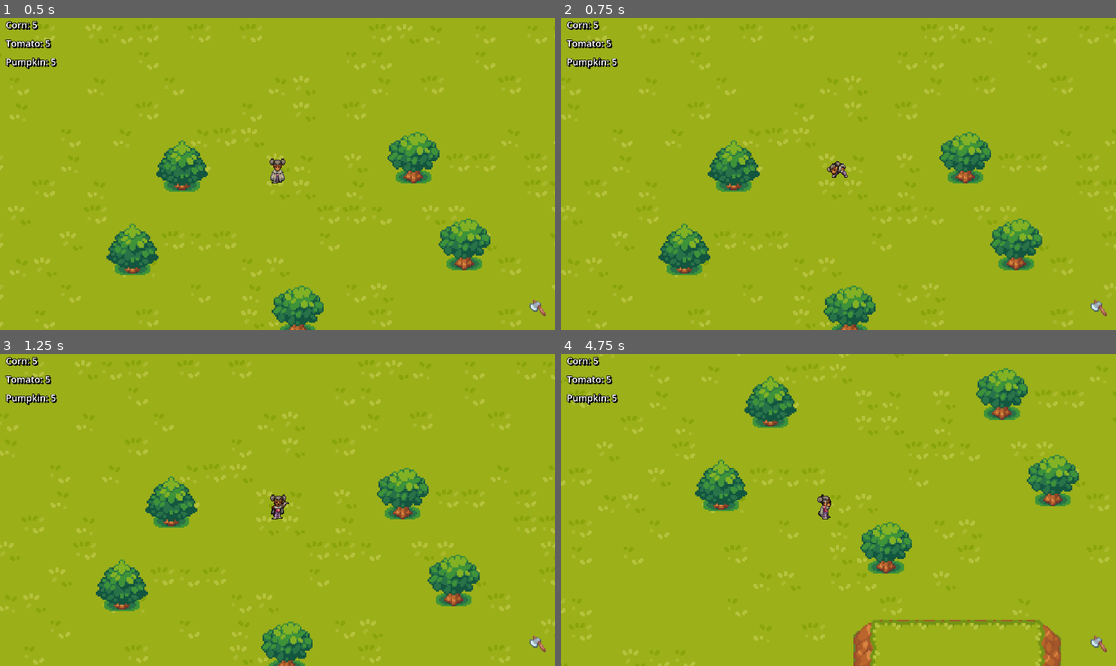
Above: before the commit, frames 1-4 (two rows, left to right).
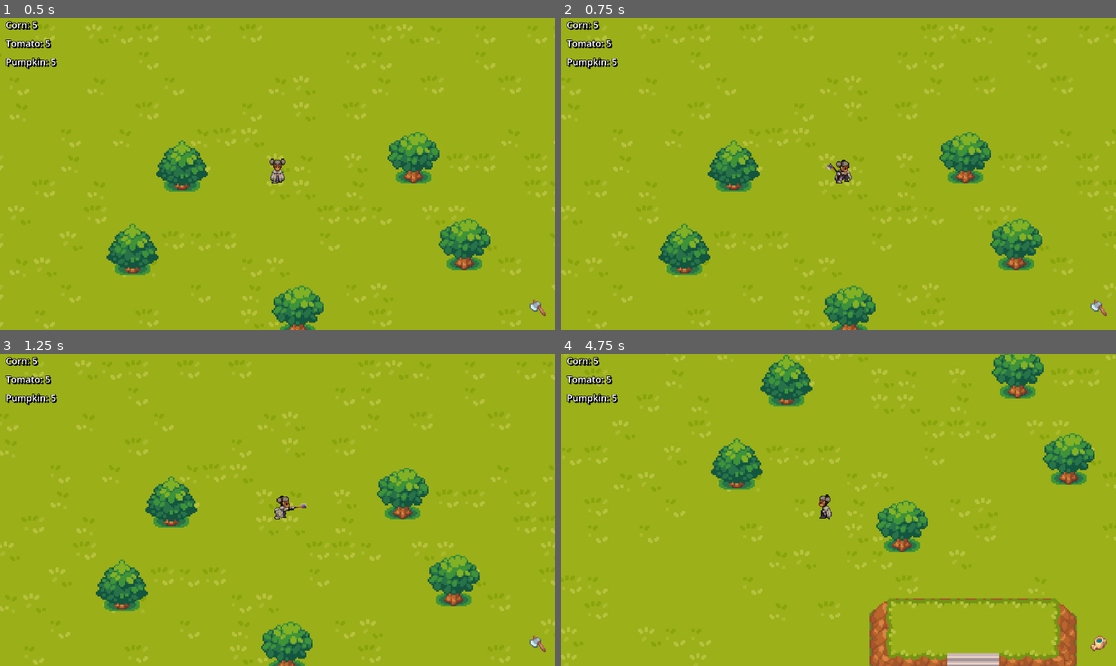
Above: after the commit, the same moments.

Repository: TheKangGaming/bloomblight
Game: Godot game, scene res://scenes/level/game.tscn
Two runs of this game, one before a commit and one after it. Both use one fixed random seed, a clock stepped at 60 frames per second and the inputs below.
Inputs:
- Up to frame 1 (0.5 s): no input
- Up to frame 2 (0.75 s): tap Enter at 0.5 s; hold D (right) from 0.53 s (still down); tap Space (action) at 0.6 s
- Up to frame 3 (1.25 s): keep holding D (right)
- Up to frame 4 (4.75 s): release D (right) at 1.28 s; hold S (down) 1.28-2.03 s; tap F (plant) at 1.35, 2.85, 4.35 s; hold D (right) 2.03-2.78 s; tap Space (action) at 2.1, 3.6 s; hold E (tool_forward) 2.78-3.53 s; hold A (left) from 3.53 s (still down)

Frame 1 is identical in both runs. In frame 2, 0.2% of the frame differs, in the area x 47-53%, y 45-54%; in frame 3, 0.2%; in frame 4, 15%, in the area x 0-100%, y 0-100%.

Commit message:
Adding Axe Animations and Code Fixes

Diff:
--- a/scenes/player/player.tscn
+++ b/scenes/player/player.tscn
@@ -1,6 +1,7 @@
 [gd_scene format=3 uid="uid://ca106qafnt25o"]
 
 [ext_resource type="Script" uid="uid://di74e05su6s0" path="res://scenes/player/player.gd" id="1_dovo2"]
+[ext_resource type="Texture2D" uid="uid://cyaxvxx6bmrwa" path="res://graphics/characters/farmer tool 001 v00.png" id="2_5gtgg"]
 [ext_resource type="Texture2D" uid="uid://dy71joucadqo" path="res://graphics/characters/Savannah.png" id="2_75vfm"]
 [ext_resource type="Texture2D" uid="uid://bq713ru6h6wiu" path="res://graphics/characters/farmer tool 003 v00.png" id="3_0owmy"]
 [ext_resource type="AudioStream" uid="uid://bxbb5os8ycr5w" path="res://audio/hoe.wav" id="3_gmlin"]
@@ -85,21 +86,81 @@
 "update": 0,
 "values": [Vector2(6, 5)]
 }
+tracks/6/type = "value"
+tracks/6/imported = false
+tracks/6/enabled = true
+tracks/6/path = NodePath("AxeSprite:rotation")
+tracks/6/interp = 1
+tracks/6/loop_wrap = true
+tracks/6/keys = {
+"times": PackedFloat32Array(0),
+"transitions": PackedFloat32Array(1),
+"update": 0,
+"values": [-1.5707964]
+}
+tracks/7/type = "value"
+tracks/7/imported = false
+tracks/7/enabled = true
+tracks/7/path = NodePath("AxeSprite:position")
+tracks/7/interp = 1
+tracks/7/loop_wrap = true
+tracks/7/keys = {
+"times": PackedFloat32Array(0),
+"transitions": PackedFloat32Array(1),
+"update": 0,
+"values": [Vector2(8, -18)]
+}
+tracks/8/type = "value"
+tracks/8/imported = false
+tracks/8/enabled = true
+tracks/8/path = NodePath("AxeSprite:visible")
+tracks/8/interp = 1
+tracks/8/loop_wrap = true
+tracks/8/keys = {
+"times": PackedFloat32Array(0),
+"transitions": PackedFloat32Array(1),
+"update": 1,
+"values": [false]
+}
+tracks/9/type = "value"
+tracks/9/imported = false
+tracks/9/enabled = true
+tracks/9/path = NodePath("AxeSprite:frame")
+tracks/9/interp = 1
+tracks/9/loop_wrap = true
+tracks/9/keys = {
+"times": PackedFloat32Array(0),
+"transitions": PackedFloat32Array(1),
+"update": 1,
+"values": [0]
+}
+tracks/10/type = "value"
+tracks/10/imported = false
+tracks/10/enabled = true
+tracks/10/path = NodePath("AxeSprite:flip_h")
+tracks/10/interp = 1
+tracks/10/loop_wrap = true
+tracks/10/keys = {
+"times": PackedFloat32Array(0),
+"transitions": PackedFloat32Array(1),
+"update": 1,
+"values": [false]
+}
 
 [sub_resource type="Animation" id="Animation_xrqxk"]
 resource_name = "axe_down"
-length = 0.8
-tracks/0/type = "value"
-tracks/0/imported = false
-tracks/0/enabled = true
-tracks/0/path = NodePath("Sprite2D:frame")
-tracks/0/interp = 1
-tracks/0/loop_wrap = true
-tracks/0/keys = {
-"times": PackedFloat32Array(0, 0.2, 0.4, 0.6),
-"transitions": PackedFloat32Array(1, 1, 1, 1),
-"update": 1,
-"values": [6, 7, 8, 9]
+length = 0.64
+tracks/0/type = "value"
+tracks/0/imported = false
+tracks/0/enabled = true
+tracks/0/path = NodePath("Sprite2D:frame")
+tracks/0/interp = 1
+tracks/0/loop_wrap = true
+tracks/0/keys = {
+"times": PackedFloat32Array(0, 0.18, 0.26, 0.34),
+"transitions": PackedFloat32Array(1, 1, 1, 1),
+"update": 1,
+"values": [131, 132, 133, 133]
 }
 tracks/1/type = "method"
 tracks/1/imported = false
@@ -115,21 +176,69 @@
 "method": &"axe_use"
 }]
 }
+tracks/2/type = "value"
+tracks/2/imported = false
+tracks/2/enabled = true
+tracks/2/path = NodePath("AxeSprite:frame")
+tracks/2/interp = 1
+tracks/2/loop_wrap = true
+tracks/2/keys = {
+"times": PackedFloat32Array(0, 0.18, 0.26, 0.34),
+"transitions": PackedFloat32Array(1, 1, 1, 1),
+"update": 1,
+"values": [6, 6, 6, 6]
+}
+tracks/3/type = "value"
+tracks/3/imported = false
+tracks/3/enabled = true
+tracks/3/path = NodePath("AxeSprite:visible")
+tracks/3/interp = 1
+tracks/3/loop_wrap = true
+tracks/3/keys = {
+"times": PackedFloat32Array(0, 0.64),
+"transitions": PackedFloat32Array(1, 1),
+"update": 1,
+"values": [true, false]
+}
+tracks/4/type = "value"
+tracks/4/imported = false
+tracks/4/enabled = true
+tracks/4/path = NodePath("AxeSprite:rotation")
+tracks/4/interp = 0
+tracks/4/loop_wrap = true
+tracks/4/keys = {
+"times": PackedFloat32Array(0, 0.18, 0.26),
+"transitions": PackedFloat32Array(1, 1, 1),
+"update": 0,
+"values": [-1.5707964, 0.0, 1.5707964]
+}
+tracks/5/type = "value"
+tracks/5/imported = false
+tracks/5/enabled = true
+tracks/5/path = NodePath("AxeSprite:position")
+tracks/5/interp = 0
+tracks/5/loop_wrap = true
+tracks/5/keys = {
+"times": PackedFloat32Array(0, 0.18, 0.26),
+"transitions": PackedFloat32Array(1, 1, 1),
+"update": 0,
+"values": [Vector2(8, -18), Vector2(23, 0), Vector2(0, 21)]
+}
 
 [sub_resource type="Animation" id="Animation_rpnd8"]
 resource_name = "axe_left"
-length = 1.5666667
-tracks/0/type = "value"
-tracks/0/imported = false
-tracks/0/enabled = true
-tracks/0/path = NodePath("Sprite2D:frame")
-tracks/0/interp = 1
-tracks/0/loop_wrap = true
-tracks/0/keys = {
-"times": PackedFloat32Array(0, 0.2, 0.4, 0.6),
-"transitions": PackedFloat32Array(1, 1, 1, 1),
-"update": 1,
-"values": [32, 33, 34, 35]
+length = 0.64
+tracks/0/type = "value"
+tracks/0/imported = false
+tracks/0/enabled = true
+tracks/0/path = NodePath("Sprite2D:frame")
+tracks/0/interp = 1
+tracks/0/loop_wrap = true
+tracks/0/keys = {
+"times": PackedFloat32Array(0, 0.18, 0.26, 0.34),
+"transitions": PackedFloat32Array(1, 1, 1, 1),
+"update": 1,
+"values": [163, 164, 165, 165]
 }
 tracks/1/type = "method"
 tracks/1/imported = false
@@ -145,21 +254,81 @@
 "method": &"axe_use"
 }]
 }
+tracks/2/type = "value"
+tracks/2/imported = false
+tracks/2/enabled = true
+tracks/2/path = NodePath("Sprite2D:flip_h")
+tracks/2/interp = 1
+tracks/2/loop_wrap = true
+tracks/2/keys = {
+"times": PackedFloat32Array(0),
+"transitions": PackedFloat32Array(1),
+"update": 1,
+"values": [true]
+}
+tracks/3/type = "value"
+tracks/3/imported = false
+tracks/3/enabled = true
+tracks/3/path = NodePath("AxeSprite:frame")
+tracks/3/interp = 1
+tracks/3/loop_wrap = true
+tracks/3/keys = {
+"times": PackedFloat32Array(0.0013877787, 0.18, 0.26138777, 0.34138778),
+"transitions": PackedFloat32Array(1, 1, 1, 1),
+"update": 1,
+"values": [4, 5, 6, 6]
+}
+tracks/4/type = "value"
+tracks/4/imported = false
+tracks/4/enabled = true
+tracks/4/path = NodePath("AxeSprite:visible")
+tracks/4/interp = 1
+tracks/4/loop_wrap = true
+tracks/4/keys = {
+"times": PackedFloat32Array(0),
+"transitions": PackedFloat32Array(1),
+"update": 1,
+"values": [true]
+}
+tracks/5/type = "value"
+tracks/5/imported = false
+tracks/5/enabled = true
+tracks/5/path = NodePath("AxeSprite:rotation")
+tracks/5/interp = 0
+tracks/5/loop_wrap = true
+tracks/5/keys = {
+"times": PackedFloat32Array(0, 0.18, 0.26),
+"transitions": PackedFloat32Array(1, 1, 1),
+"update": 0,
+"values": [3.1426318, 2.1383405, 3.1415927]
+}
+tracks/6/type = "value"
+tracks/6/imported = false
+tracks/6/enabled = true
+tracks/6/path = NodePath("AxeSprite:position")
+tracks/6/interp = 0
+tracks/6/loop_wrap = true
+tracks/6/keys = {
+"times": PackedFloat32Array(0, 0.18, 0.26),
+"transitions": PackedFloat32Array(1, 1, 1),
+"update": 0,
+"values": [Vector2(14, -13.000001), Vector2(8.999999, 18), Vector2(-34, -2)]
+}
 
 [sub_resource type="Animation" id="Animation_d6tgn"]
 resource_name = "axe_right"
-length = 0.8
-tracks/0/type = "value"
-tracks/0/imported = false
-tracks/0/enabled = true
-tracks/0/path = NodePath("Sprite2D:frame")
-tracks/0/interp = 1
-tracks/0/loop_wrap = true
-tracks/0/keys = {
-"times": PackedFloat32Array(0, 0.2, 0.4, 0.6),
-"transitions": PackedFloat32Array(1, 1, 1, 1),
-"update": 1,
-"values": [58, 59, 60, 61]
+length = 0.6404029
+tracks/0/type = "value"
+tracks/0/imported = false
+tracks/0/enabled = true
+tracks/0/path = NodePath("Sprite2D:frame")
+tracks/0/interp = 1
+tracks/0/loop_wrap = true
+tracks/0/keys = {
+"times": PackedFloat32Array(0, 0.18000002, 0.26, 0.33999997),
+"transitions": PackedFloat32Array(1, 1, 1, 1),
+"update": 1,
+"values": [163, 164, 165, 165]
 }
 tracks/1/type = "method"
 tracks/1/imported = false
@@ -175,21 +344,81 @@
 "method": &"axe_use"
 }]
 }
+tracks/2/type = "value"
+tracks/2/imported = false
+tracks/2/enabled = true
+tracks/2/path = NodePath("AxeSprite:frame")
+tracks/2/interp = 1
+tracks/2/loop_wrap = true
+tracks/2/keys = {
+"times": PackedFloat32Array(0, 0.18, 0.26, 0.34),
+"transitions": PackedFloat32Array(1, 1, 1, 1),
+"update": 1,
+"values": [4, 5, 6, 6]
+}
+tracks/3/type = "value"
+tracks/3/imported = false
+tracks/3/enabled = true
+tracks/3/path = NodePath("AxeSprite:visible")
+tracks/3/interp = 1
+tracks/3/loop_wrap = true
+tracks/3/keys = {
+"times": PackedFloat32Array(0, 0.64),
+"transitions": PackedFloat32Array(1, 1),
+"update": 1,
+"values": [true, false]
+}
+tracks/4/type = "value"
+tracks/4/imported = false
+tracks/4/enabled = true
+tracks/4/path = NodePath("AxeSprite:flip_h")
+tracks/4/interp = 1
+tracks/4/loop_wrap = true
+tracks/4/keys = {
+"times": PackedFloat32Array(0),
+"transitions": PackedFloat32Array(1),
+"update": 1,
+"values": [true]
+}
+tracks/5/type = "value"
+tracks/5/imported = false
+tracks/5/enabled = true
+tracks/5/path = NodePath("AxeSprite:position")
+tracks/5/interp = 0
+tracks/5/loop_wrap = true
+tracks/5/keys = {
+"times": PackedFloat32Array(0, 0.18, 0.26),
+"transitions": PackedFloat32Array(1, 1, 1),
+"update": 0,
+"values": [Vector2(-14, -13), Vector2(-8, 17), Vector2(33, -3)]
+}
+tracks/6/type = "value"
+tracks/6/imported = false
+tracks/6/enabled = true
+tracks/6/path = NodePath("AxeSprite:rotation")
+tracks/6/interp = 0
+tracks/6/loop_wrap = true
+tracks/6/keys = {
+"times": PackedFloat32Array(0, 0.18, 0.26),
+"transitions": PackedFloat32Array(1, 1, 1),
+"update": 0,
+"values": [-3.1415927, -2.1943617, -3.1415927]
+}
 
 [sub_resource type="Animation" id="Animation_g66nw"]
 resource_name = "axe_up"
-length = 0.8
-tracks/0/type = "value"
-tracks/0/imported = false
-tracks/0/enabled = true
-tracks/0/path = NodePath("Sprite2D:frame")
-tracks/0/interp = 1
-tracks/0/loop_wrap = true
-tracks/0/keys = {
-"times": PackedFloat32Array(0, 0.2, 0.4, 0.6),
-"transitions": PackedFloat32Array(1, 1, 1, 1),
-"update": 1,
-"values": [84, 85, 86, 87]
+length = 0.6406231
+tracks/0/type = "value"
+tracks/0/imported = false
+tracks/0/enabled = true
+tracks/0/path = NodePath("Sprite2D:frame")
+tracks/0/interp = 1
+tracks/0/loop_wrap = true
+tracks/0/keys = {
+"times": PackedFloat32Array(0, 0.18, 0.26, 0.34),
+"transitions": PackedFloat32Array(1, 1, 1, 1),
+"update": 1,
+"values": [147, 148, 149, 149]
 }
 tracks/1/type = "method"
 tracks/1/imported = false
@@ -204,6 +433,54 @@
 "args": [],
 "method": &"axe_use"
 }]
+}
+tracks/2/type = "value"
+tracks/2/imported = false
+tracks/2/enabled = true
+tracks/2/path = NodePath("AxeSprite:frame")
+tracks/2/interp = 1
+tracks/2/loop_wrap = true
+tracks/2/keys = {
+"times": PackedFloat32Array(0, 0.18, 0.26, 0.34),
+"transitions": PackedFloat32Array(1, 1, 1, 1),
+"update": 1,
+"values": [5, 4, 6, 6]
+}
+tracks/3/type = "value"
+tracks/3/imported = false
+tracks/3/enabled = true
+tracks/3/path = NodePath("AxeSprite:visible")
+tracks/3/interp = 1
+tracks/3/loop_wrap = true
+tracks/3/keys = {
+"times": PackedFloat32Array(-4.656613e-10, 0.64),
+"transitions": PackedFloat32Array(1, 1),
+"update": 1,
+"values": [true, false]
+}
+tracks/4/type = "value"
+tracks/4/imported = false
+tracks/4/enabled = true
+tracks/4/path = NodePath("AxeSprite:position")
+tracks/4/interp = 0
+tracks/4/loop_wrap = true
+tracks/4/keys = {
+"times": PackedFloat32Array(0, 0.18, 0.26),
+"transitions": PackedFloat32Array(1, 1, 1),
+"update": 0,
+"values": [Vector2(-19, 12.999999), Vector2(-21, -18), Vector2(0, -31)]
+}
+tracks/5/type = "value"
+tracks/5/imported = false
+tracks/5/enabled = true
+tracks/5/path = NodePath("AxeSprite:rotation")
+tracks/5/interp = 0
+tracks/5/loop_wrap = true
+tracks/5/keys = {
+"times": PackedFloat32Array(0, 0.18, 0.26),
+"transitions": PackedFloat32Array(1, 1, 1),
+"update": 0,
+"values": [-3.142433, -4.712389, -1.5706329]
 }
 
 [sub_resource type="Animation" id="Animation_inhyd"]
@@ -1459,6 +1736,14 @@
 collision_mask = 5
 script = ExtResource("1_dovo2")
 
+[node name="AxeSprite" type="Sprite2D" parent="." unique_id=461249055]
+visible = false
+show_behind_parent = true
+position = Vector2(8, -18)
+rotation = -1.5707964
+texture = ExtResource("2_5gtgg")
+hframes = 7
+
 [node name="HoeSprite" type="Sprite2D" parent="." unique_id=1998130217]
 visible = false
 position = Vector2(-16, -6)
--- a/scenes/ui/seed_menu.gd
+++ b/scenes/ui/seed_menu.gd
@@ -29,10 +29,10 @@
 	if has_seeds:
 		show() # Make it visible so Godot can calculate the layout size
 
-		# 3. Wait 1 frame for the Container to resize itself
+		# Wait 1 frame for the Container to resize itself
 		await get_tree().process_frame
 
-		# 4. Calculate the Center Position
+		# Calculate the Center Position
 		# Start at the player's position
 		$PanelContainer.global_position = player_pos
 
@@ -46,10 +46,10 @@
 		$PanelContainer.scale = Vector2.ZERO
 
 		var tween = create_tween()
-		tween.set_trans(Tween.TRANS_BACK).set_ease(Tween.EASE_OUT) # Make it bouncy!
+		tween.set_trans(Tween.TRANS_BACK).set_ease(Tween.EASE_OUT) # Make it bounce!
 		tween.tween_property($PanelContainer, "scale", Vector2.ONE, 0.3)
 
-		# 5. Focus the first button
+		# Focus the first button
 		$PanelContainer/Grid.get_child(0).grab_focus()
 
 	else:
Binary file added: graphics/characters/farmer tool 001 v00.png
Not shown, added: graphics/characters/farmer tool 001 v00.png.import
